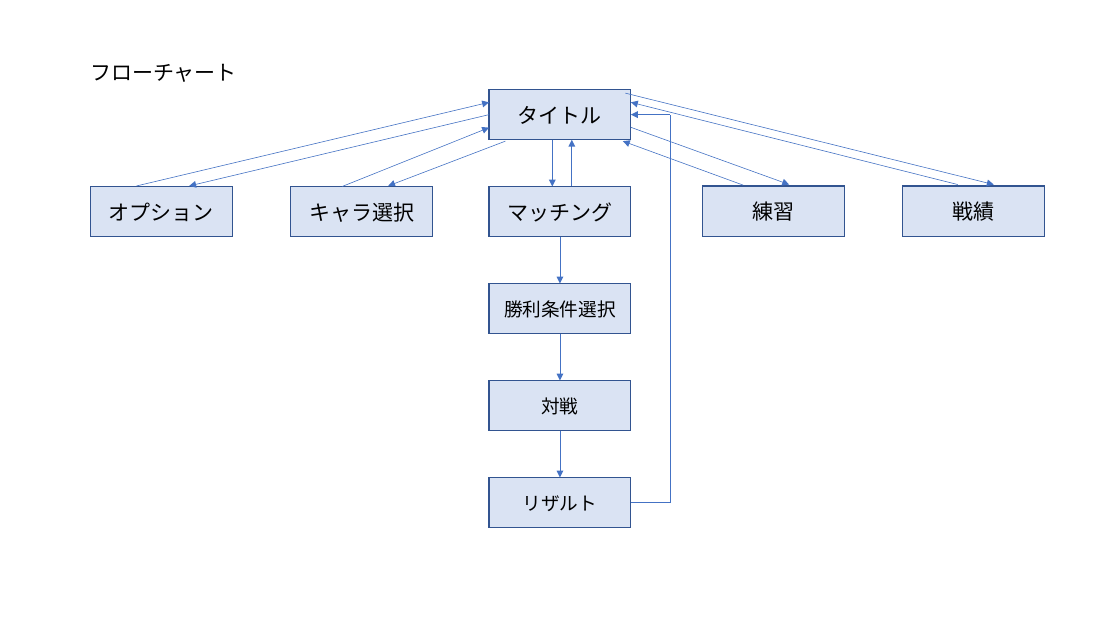
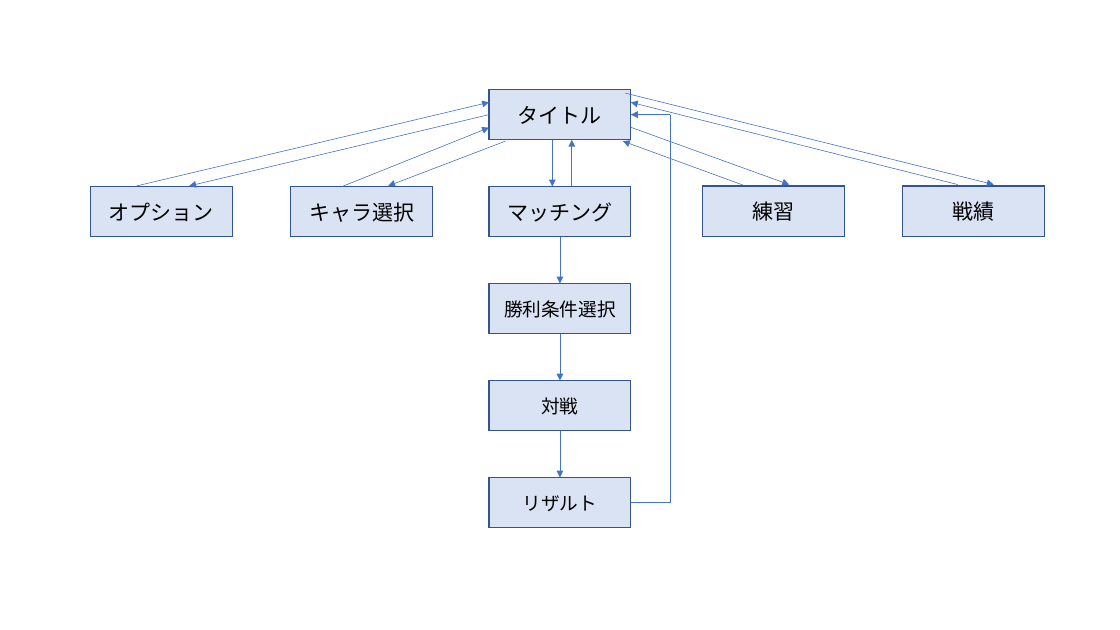
Before and after one commit to soushi1116/Employment, a slide deck: slide 2 of 仕様書/シーン.pptx. Drawn at 1120x630 pixels with LibreOffice and Linux fonts; fonts in the diff are those of the drawing. Boxes give left, top, right and bottom in pixels: in the first picture for what was removed or moved away, otherwise in the second. Text is boxed around its words. In the diff, an @@ line names an element or a change of style, - is before the commit and + after.

```diff
--- a/仕様書/シーン.pptx
+++ b/仕様書/シーン.pptx
@@ text removed at <box>90,63,237,82</box> @@
-フローチャート
```
Also in this commit, not shown: 2 other slides changed, 2 other files.
